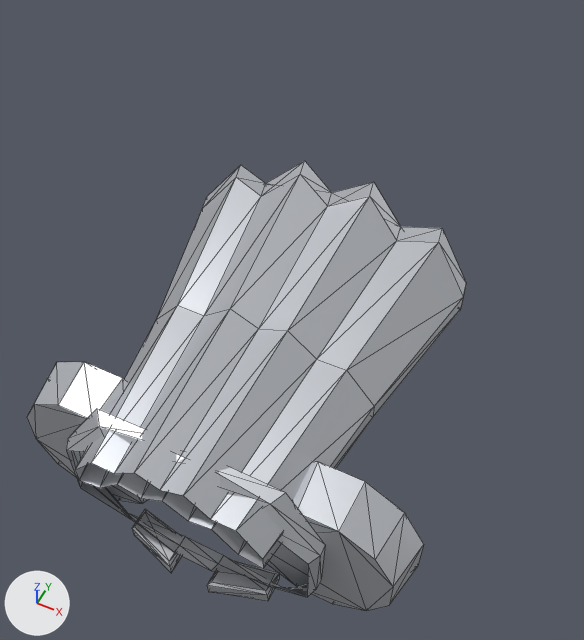
The glTF model client/public/models/armour/cape_mantle.glb: old version first, new version second.
Camera for both pictures: a 50 mm camera at (0.687, -2.764, 1.91) aimed at (-0.017, -1.357, 0.151). The axes (+X, +Y, +Z) are drawn at lower left. The lights are the same throughout. The older version comes first. Mesh edges are drawn as thin lines. Vertices at exactly the same position are counted once.

Objects in the first picture: 'Cape0', 'Cape1', 'Torso', 'UpperArmL', 'UpperArmR'.
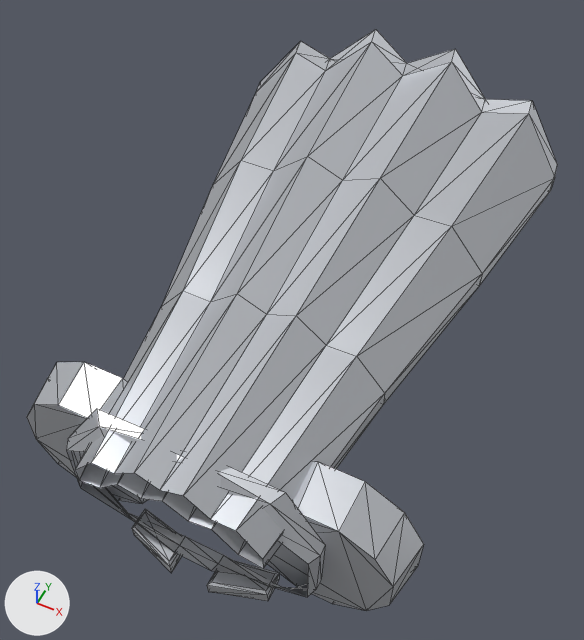
Pixel boxes [x1, y1, x2, y2] of what changed, in the pictures (584 x 640 px):
'Cape1', reshaped: before [157, 161, 466, 417]; after [161, 156, 482, 404]
'Cape2', added: after [213, 30, 557, 285]

Patch to the scene script:
```diff
--- a/client/public/models/armour/cape_mantle.glb.py
+++ b/client/public/models/armour/cape_mantle.glb.py
@@ me_cape1_002 @@
 # used by ob_cape1; location = (0.0, 0.0, 0.0)
-me_cape1_002.from_pydata(...)  # 54 vertices, 88 faces; spans x -0.42..0.42, y -1.58..-1.103, z 0.168..0.519
+me_cape1_002.from_pydata(...)  # 36 vertices, 36 faces; spans x -0.44..0.44, y -1.537..-1.07, z 0.176..0.511
+# me_cape1_002 part 1: the whole mesh is rebuilt
 me_cape1_002.materials.append(mat_steel)
@@ me_cape2_002 @@
+me_cape2_002.from_pydata(...)  # 54 vertices, 88 faces; spans x -0.52..0.52, y -1.07..-0.553, z 0.239..0.64
+me_cape2_002.materials.append(mat_steel)
@@ ob_cape2 @@
+ob_cape2 = bpy.data.objects.new('Cape2', me_cape2_002)
+ob_cape2.location = (0.0, 0.0, 0.0)
```
